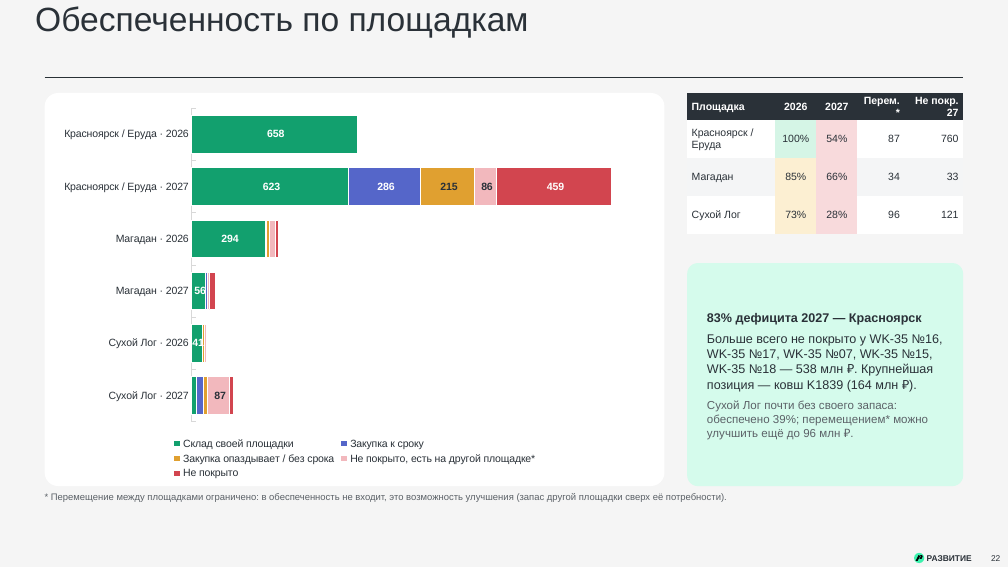
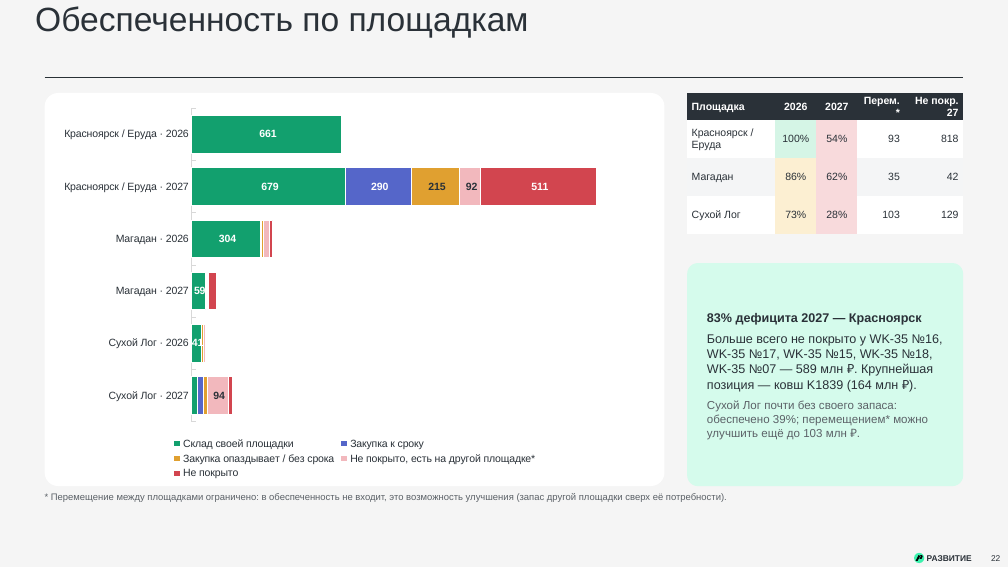
Before and after one commit to victorekuznetsov/TZ, a slide deck: slide 22 of exports/WK_ispolnenie_2024-2026_plan_2027.pptx. Drawn at 1008x567 pixels with LibreOffice and Linux fonts; fonts in the diff are those of the drawing. Boxes give left, top, right and bottom in pixels: in the first picture for what was removed or moved away, otherwise in the second. Text is boxed around its words. In the diff, an @@ line names an element or a change of style, - is before the commit and + after.

```diff
--- a/exports/WK_ispolnenie_2024-2026_plan_2027.pptx
+++ b/exports/WK_ispolnenie_2024-2026_plan_2027.pptx
@@ bar stacked chart at (52,101,657,482) @@
-Склад своей площадки: 658, 623, 294, 56, 41, 19
+Склад своей площадки: 661, 679, 304, 59, 41, 23
@@ Закупка к сроку, Красноярск / Еруда · 2027: 286 to 290 @@
@@ Закупка к сроку, Магадан · 2026: 2 to 3 @@
@@ Закупка к сроку, Магадан · 2027: 6 to 8 @@
@@ Закупка опаздывает / без срока, Сухой Лог · 2026: 6 to 7 @@
@@ Не покрыто, есть на другой площадке*, Красноярск / Еруда · 2027: 86 to 92 @@
@@ Не покрыто, есть на другой площадке*, Магадан · 2027: 7 to 8 @@
@@ Не покрыто, есть на другой площадке*, Сухой Лог · 2027: 87 to 94 @@
@@ Не покрыто, Красноярск / Еруда · 2027: 459 to 511 @@
@@ Не покрыто, Магадан · 2026: 12 to 13 @@
@@ Не покрыто, Магадан · 2027: 25 to 33 @@
@@ table at (687,93,963,234) @@
-row 2, column 4: 87
+row 2, column 4: 93
-row 2, column 5: 760
+row 2, column 5: 818
-row 3: Магадан | 85% | 66% | 34 | 33
+row 3: Магадан | 86% | 62% | 35 | 42
-row 4, column 4: 96
+row 4, column 4: 103
-row 4, column 5: 121
+row 4, column 5: 129
@@ text in rounded rectangle at (707,334,943,440): text changed @@
-Больше всего не покрыто у WK-35 №16, WK-35 №17, WK-35 №07, WK-35 №15, WK-35 №18 — 538 млн ₽. Крупнейшая позиция — ковш K1839 (164 млн ₽).
-Сухой Лог почти без своего запаса: обеспечено 39%; перемещением* можно улучшить ещё до 96 млн ₽.
+Больше всего не покрыто у WK-35 №16, WK-35 №17, WK-35 №15, WK-35 №18, WK-35 №07 — 589 млн ₽. Крупнейшая позиция — ковш K1839 (164 млн ₽).
+Сухой Лог почти без своего запаса: обеспечено 39%; перемещением* можно улучшить ещё до 103 млн ₽.
```
Also in this commit, not shown: 27 other slides changed, 1 other file.
